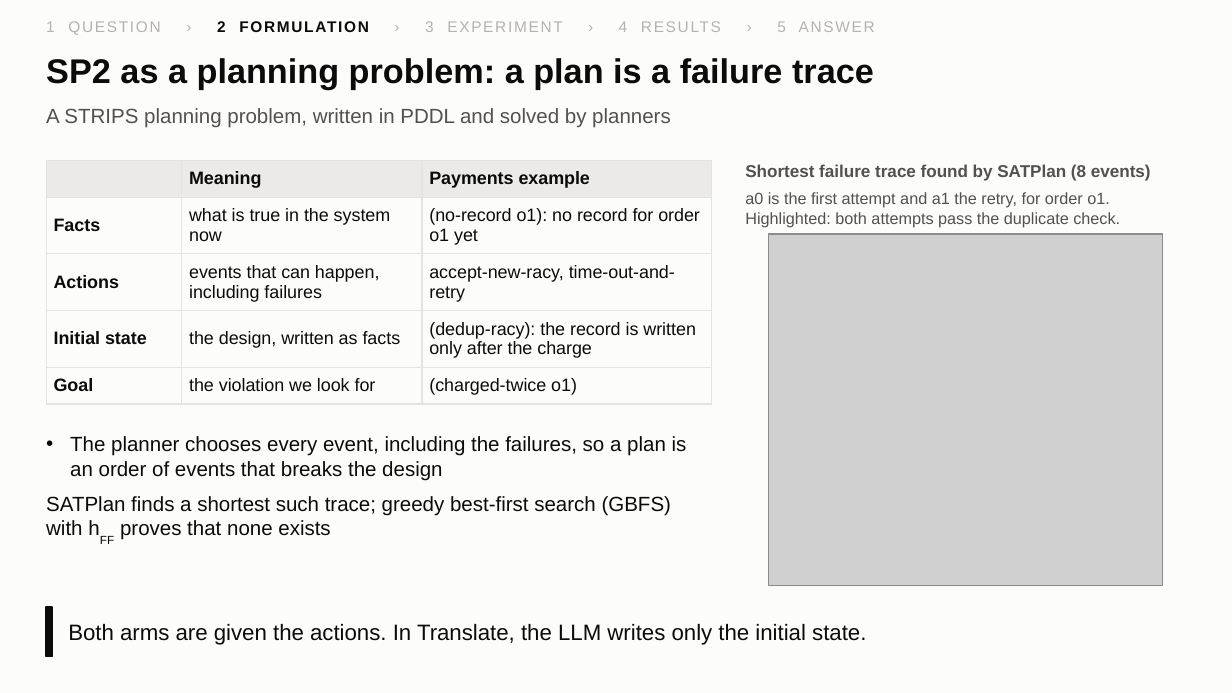
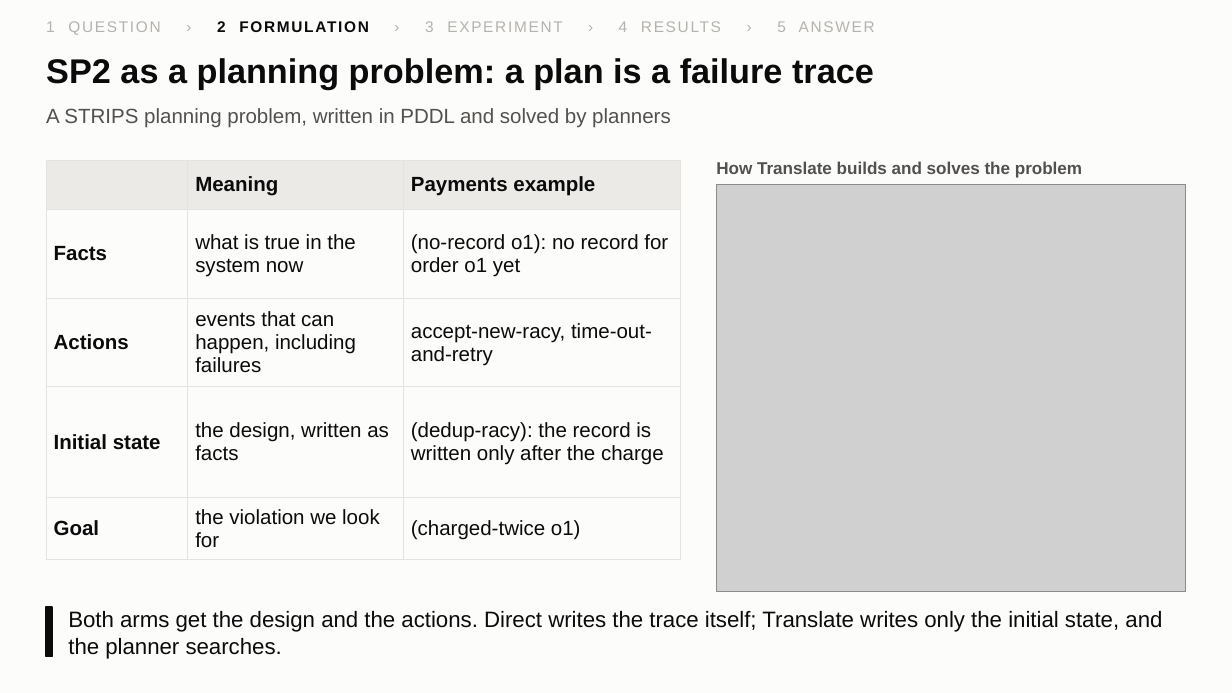
Before and after one commit to yxshrk/System-Failure-Detector, a slide deck: slide 8 of results/figures/slides/premortem_slides.pptx. Drawn at 1232x693 pixels with LibreOffice and Linux fonts; fonts in the diff are those of the drawing; grey boxes stand for pictures. Boxes give left, top, right and bottom in pixels: in the first picture for what was removed or moved away, otherwise in the second. Text is boxed around its words. In the diff, an @@ line names an element or a change of style, - is before the commit and + after.

```diff
--- a/results/figures/slides/premortem_slides.pptx
+++ b/results/figures/slides/premortem_slides.pptx
@@ table at [47, 160, 681, 552] @@
@@ size 10.5 to 12 pt @@
@@ table: place and size @@
-table at [47, 160, 712, 399]
+table at [47, 160, 681, 552]
@@ text added at [716, 161, 1082, 178], 10 pt, text #52514E, bold @@
+How Translate builds and solves the problem
@@ text removed at [745, 164, 1151, 181] @@
-Shortest failure trace found by SATPlan (8 events)
@@ picture: place and size @@
-picture at [769, 234, 1163, 585]
+picture at [717, 185, 1186, 591]
@@ text removed at [745, 192, 1120, 227] @@
-a0 is the first attempt and a1 the retry, for order o1. Highlighted: both attempts pass the duplicate check.
@@ text removed at [46, 436, 687, 540] @@
-• The planner chooses every event, including the failures, so a plan is an order of events that breaks the design
-• SATPlan finds a shortest such trace; greedy best-first search (GBFS) with hFF proves that none exists
@@ text at [68, 611, 1162, 659]: text changed @@
-Both arms are given the actions. In Translate, the LLM writes only the initial state.
+Both arms get the design and the actions. Direct writes the trace itself; Translate writes only the initial state, and the planner searches.
```
Also in this commit, not shown: 1 other slide changed, 4 other files.
